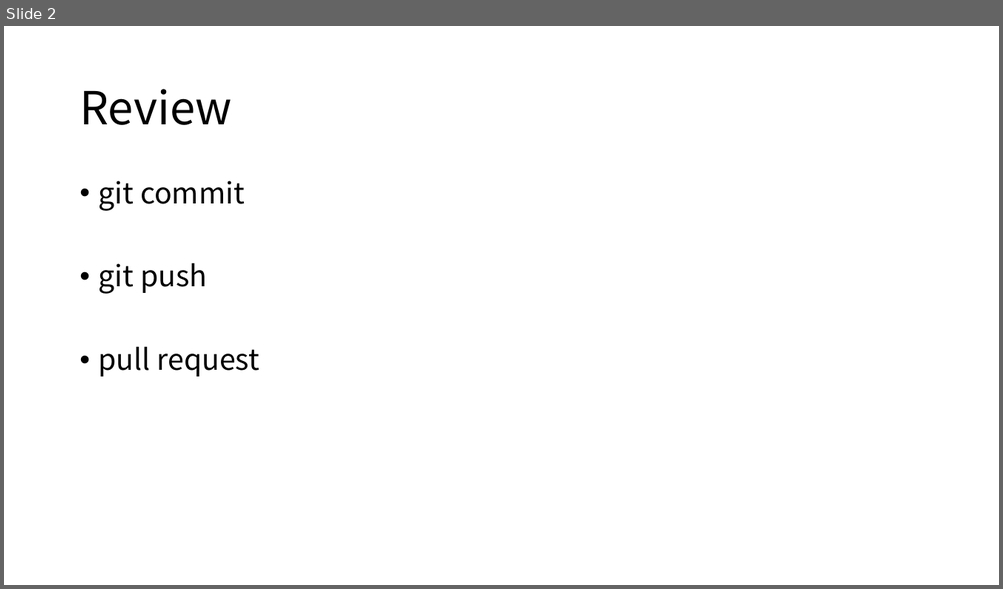
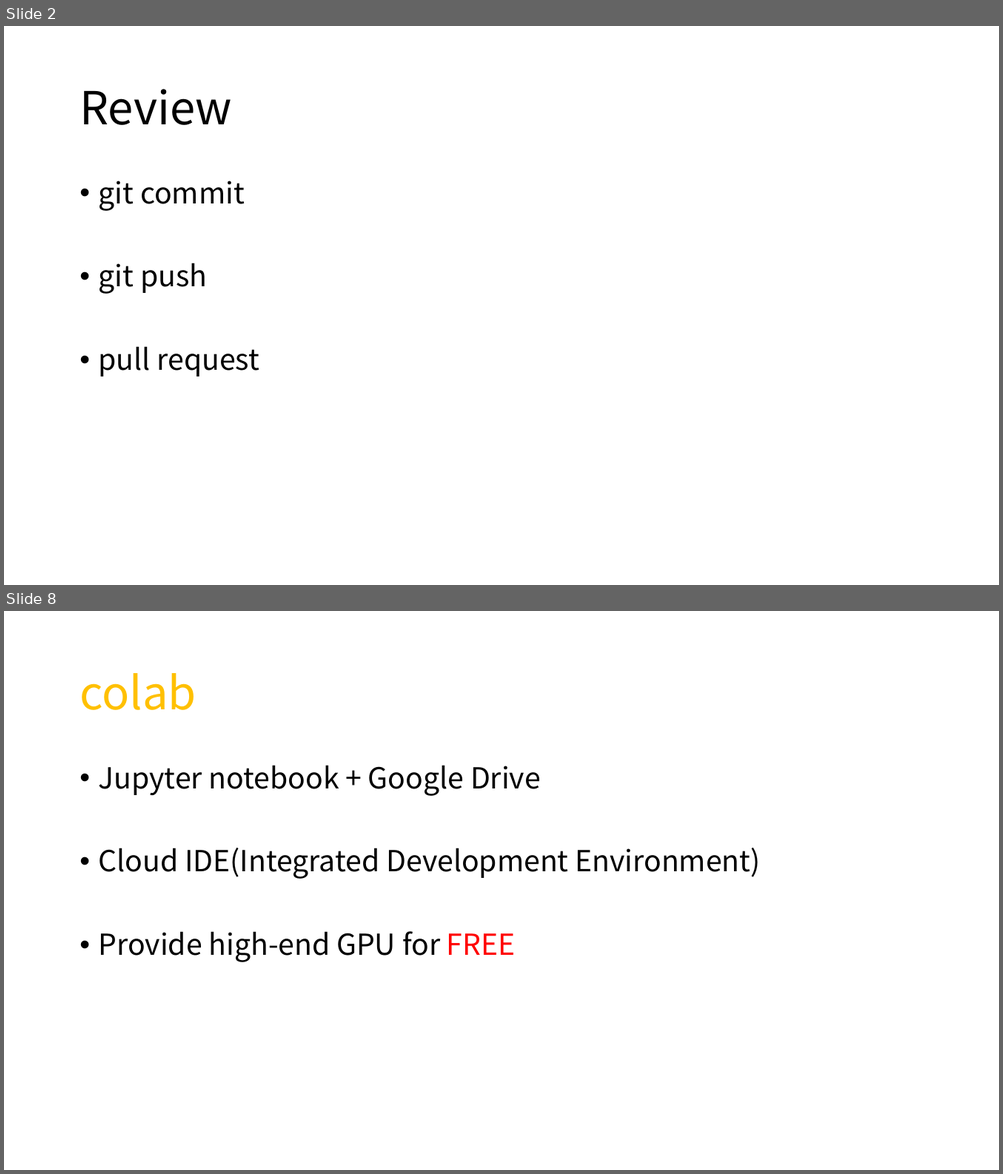
Before and after one commit to tjdghks994/ai-security, a slide deck: 4th week/4th.pptx. Shown one above the other, each under a label of ours: slide 2 before the commit, slides 2 and 8 after it; the slides between them are not shown. The pictures are 1003x589 and 1003x1174 pixels, drawn with LibreOffice and Linux fonts; fonts in the diff are those of the drawing. Boxes give left, top, right and bottom in pixels: in the first picture for what was removed or moved away, otherwise in the second. Text is boxed around its words. In the diff, an @@ line names an element or a change of style, - is before the commit and + after.

```diff
--- a/4th week/4th.pptx
+++ b/4th week/4th.pptx
@@ slide 8 added at bbox=[4, 611, 999, 1170], background #FFFFFF @@
@@ title added at bbox=[79, 673, 196, 710], 44 pt, text #FFC000 @@
+colab
@@ text added at bbox=[99, 765, 760, 963], 28 pt, text #000000 @@
+• Jupyter notebook + Google Drive
+• Cloud IDE(Integrated Development Environment)
+• Provide high-end GPU for FREE
```
Also in this commit, not shown: 4 slides changed, 11 other slides added, 1 other file.
